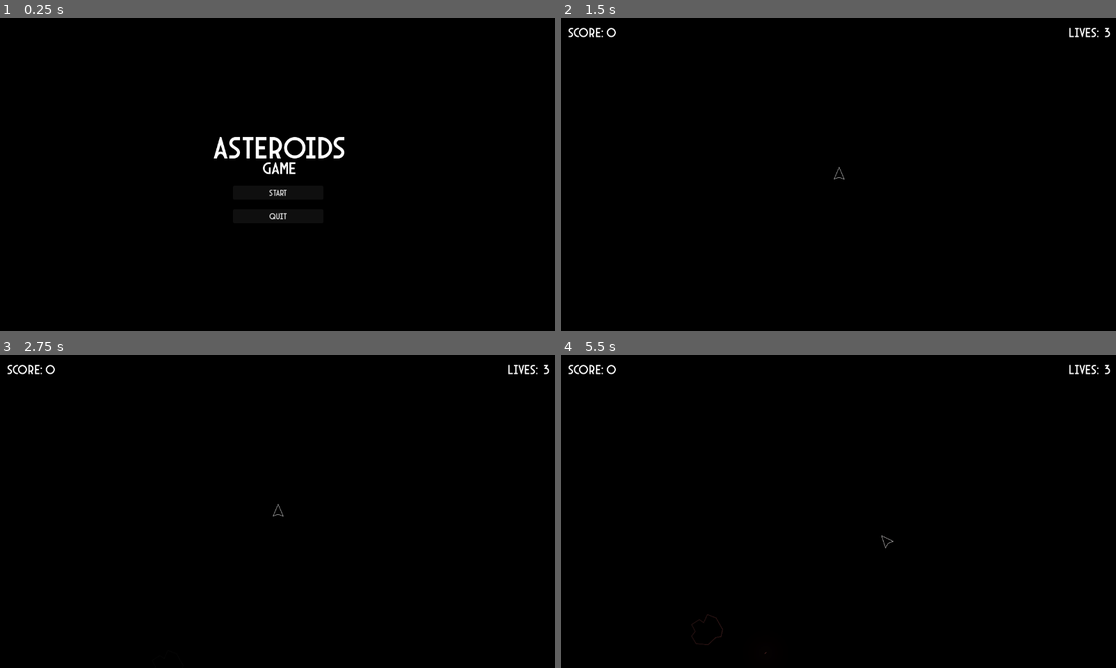
Above: before the commit, frames 1-4 (two rows, left to right).
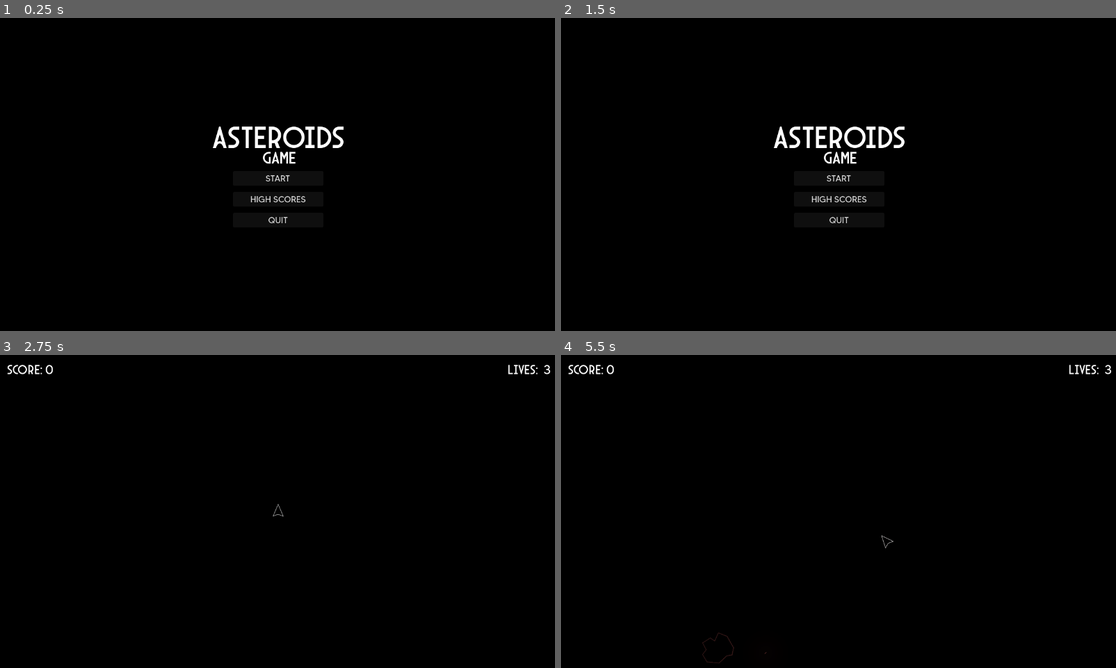
Above: after the commit, the same moments.

Repository: kjsneed1/asteroid-clone
Game: Godot game, scene res://main.tscn
The game is run twice, just before and just after one commit, with the same random seed, the same clock (stepped at 60 frames per second) and the same inputs.
Inputs (mouse positions are in pixels of both pictures, inside the frame that each line leads up to):
- Up to frame 1 (0.25 s): no input
- Up to frame 2 (1.5 s): click (838, 199) at 0.5 s, where only the run after the commit has a clickable "HIGH SCORES"; click (838, 224) at 1.25 s, where only the run after the commit has a clickable "BACK"
- Up to frame 3 (2.75 s): click (277, 514) at 2 s, where only the run after the commit has a clickable "START"
- Up to frame 4 (5.5 s): tap Enter at 2.75, 4.25 s; hold Right (turn_right) 2.78-3.53 s; hold Up (move) 2.78-3.53 s; tap Space (shoot) at 3.5 s; hold Down (brake) 3.53-4.28 s; tap Up (move) at 3.6, 4.55, 5.1 s; hold Space (shoot) 4.28-5.03 s; hold Right (turn_right) from 4.28 s (still down)

The runs differ from the first frame. In frame 1, 1.7% of the frame differs, in the area x 38-63%, y 34-66%; in frame 2, 1.4%; in frame 3, less than 0.1%; in frame 4, 0.1%.

Commit message:
Added high score feature

Diff:
--- a/game_hud.tscn
+++ b/game_hud.tscn
@@ -1,6 +1,7 @@
-[gd_scene load_steps=2 format=3 uid="uid://wnxcbkeq7gmy"]
+[gd_scene load_steps=3 format=3 uid="uid://wnxcbkeq7gmy"]
 
 [ext_resource type="FontFile" uid="uid://byvru7flwfdbh" path="res://Fonts/Arcane Nine.otf" id="1_q4g6c"]
+[ext_resource type="FontFile" uid="uid://bgl36lnl5f1c3" path="res://Fonts/MADE TOMMY Regular_PERSONAL USE.otf" id="2_og655"]
 
 [node name="GameHud" type="CanvasLayer"]
 
@@ -34,12 +35,13 @@
 offset_right = 186.0
 offset_bottom = 19.0
 grow_vertical = 2
-theme_override_fonts/font = ExtResource("1_q4g6c")
+theme_override_fonts/font = ExtResource("2_og655")
 theme_override_font_sizes/font_size = 30
 text = "0"
 
 [node name="Lives" type="Control" parent="."]
 layout_mode = 3
+anchors_preset = 1
 anchor_left = 1.0
 anchor_right = 1.0
 offset_left = -128.0
@@ -73,6 +75,6 @@
 offset_right = 52.01599
 offset_bottom = 51.0
 grow_vertical = 2
-theme_override_fonts/font = ExtResource("1_q4g6c")
+theme_override_fonts/font = ExtResource("2_og655")
 theme_override_font_sizes/font_size = 30
 text = "3"
--- a/game_over_screen.tscn
+++ b/game_over_screen.tscn
@@ -1,7 +1,8 @@
-[gd_scene load_steps=3 format=3 uid="uid://bhiyetlh52pin"]
+[gd_scene load_steps=4 format=3 uid="uid://bhiyetlh52pin"]
 
 [ext_resource type="Script" uid="uid://cfds802cgiw3t" path="res://game_over_screen.gd" id="1_w3hxg"]
 [ext_resource type="FontFile" uid="uid://byvru7flwfdbh" path="res://Fonts/Arcane Nine.otf" id="2_l4tlu"]
+[ext_resource type="FontFile" uid="uid://bgl36lnl5f1c3" path="res://Fonts/MADE TOMMY Regular_PERSONAL USE.otf" id="3_l4tlu"]
 
 [node name="GameOverScreen" type="CanvasLayer"]
 script = ExtResource("1_w3hxg")
@@ -36,9 +37,9 @@
 offset_bottom = 26.0
 grow_horizontal = 2
 grow_vertical = 2
-theme_override_fonts/font = ExtResource("2_l4tlu")
+theme_override_fonts/font = ExtResource("3_l4tlu")
 theme_override_font_sizes/font_size = 40
-text = "Score: 0"
+text = "SCORE: 0"
 horizontal_alignment = 1
 vertical_alignment = 1
 
@@ -54,9 +55,9 @@
 offset_bottom = 57.0
 grow_horizontal = 2
 grow_vertical = 2
-theme_override_fonts/font = ExtResource("2_l4tlu")
+theme_override_fonts/font = ExtResource("3_l4tlu")
 theme_override_font_sizes/font_size = 20
-text = "Retry"
+text = "RETRY"
 
 [node name="MenuButton" type="Button" parent="."]
 anchors_preset = 8
@@ -70,9 +71,9 @@
 offset_bottom = 111.0
 grow_horizontal = 2
 grow_vertical = 2
-theme_override_fonts/font = ExtResource("2_l4tlu")
+theme_override_fonts/font = ExtResource("3_l4tlu")
 theme_override_font_sizes/font_size = 20
-text = "Menu"
+text = "MENU"
 
 [connection signal="pressed" from="RetryButton" to="." method="_on_retry_button_pressed"]
 [connection signal="pressed" from="MenuButton" to="." method="_on_menu_button_pressed"]
--- /dev/null
+++ b/high_scores.gd
@@ -0,0 +1,109 @@
+extends CanvasLayer
+signal high_score_back
+signal high_score_submit(name:String)
+
+var default_scores = [
+	{"name":"LeetGamer",
+	"score":10000},
+	{"name":"SwiftSneaker",
+	"score":8000},
+	{"name":"CosmicBlender",
+	"score":6000},
+	{"name":"ScorchCannon",
+	"score":5000},
+	{"name":"CosmicMoonbeam",
+	"score":4000},
+	{"name":"RevengeMage",
+	"score":3000},
+	{"name":"SwagHound",
+	"score":2500},
+	{"name":"BlastAngel",
+	"score":2000},
+	{"name":"StringSlinger",
+	"score":1500},
+	{"name":"AxeMaiden",
+	"score":1000},
+]
+
+# Called when the node enters the scene tree for the first time.
+func _ready() -> void:
+	pass # Replace with function body.
+
+
+# Called every frame. 'delta' is the elapsed time since the previous frame.
+func _process(_delta: float) -> void:
+	pass
+
+func get_high_scores():
+	if(FileAccess.file_exists("user://high_scores.json")):
+		var save_file = FileAccess.open("user://high_scores.json", FileAccess.READ)
+
+		var high_scores = ""
+
+		while save_file.get_position() < save_file.get_length():
+			high_scores += save_file.get_line()
+
+		var parsed_scores = JSON.parse_string(high_scores)
+
+		parsed_scores = sort_scores(parsed_scores)
+
+		parsed_scores.resize(10)
+
+		return parsed_scores
+
+	return default_scores
+
+func write_high_scores(scores):
+	var scores_string = JSON.stringify(scores)
+	var save_file = FileAccess.open("user://high_scores.json", FileAccess.WRITE)
+	save_file.store_line(scores_string)
+
+func get_high_score_string():
+	var print_out = ""
+	var high_scores = get_high_scores()
+
+	for i in high_scores.size():
+		var person = high_scores[i]
+		if person.name && person.score:
+			print_out += str(i + 1) + ". " + person.name + " - " + str(int(person.score)) + "\n"
+
+	return print_out
+
+func set_high_score_string():
+	var high_score_string = get_high_score_string()
+	$HighScoreScreen/List.text = high_score_string
+
+
+func _on_back_button_pressed() -> void:
+	high_score_back.emit()
+	$HighScoreScreen.hide()
+
+func sort_scores_descending(a,b):
+	if a.score > b.score:
+		return true
+	return false
+
+func sort_scores(scores):
+	scores.sort_custom(sort_scores_descending)
+	return scores
+
+func get_min():
+	var scores = get_high_scores()
+	return scores[9].score
+
+
+func _on_submit_button_pressed() -> void:
+	var player_name = $NewHighScoreScreen/NameBox.text
+	if(player_name.length() > 0):
+		high_score_submit.emit(player_name)
+
+func add_high_score(player_name, player_score):
+	var new_score_obj = {
+		"name":player_name,
+		"score":player_score
+	}
+	var scores = get_high_scores()
+	scores.append(new_score_obj)
+	scores = sort_scores(scores)
+	scores.resize(10)
+	write_high_scores(scores)
--- /dev/null
+++ b/high_scores.tscn
@@ -0,0 +1,128 @@
+[gd_scene load_steps=4 format=3 uid="uid://gka24ak7goix"]
+
+[ext_resource type="Script" uid="uid://blup4fvf8wni6" path="res://high_scores.gd" id="1_dlwni"]
+[ext_resource type="FontFile" uid="uid://byvru7flwfdbh" path="res://Fonts/Arcane Nine.otf" id="2_dlwni"]
+[ext_resource type="FontFile" uid="uid://bgl36lnl5f1c3" path="res://Fonts/MADE TOMMY Regular_PERSONAL USE.otf" id="3_dlwni"]
+
+[node name="HighScores" type="CanvasLayer"]
+script = ExtResource("1_dlwni")
+
+[node name="HighScoreScreen" type="CanvasLayer" parent="."]
+visible = false
+
+[node name="Title" type="Label" parent="HighScoreScreen"]
+anchors_preset = 5
+anchor_left = 0.5
+anchor_right = 0.5
+offset_left = -138.5
+offset_right = 138.5
+offset_bottom = 82.0
+grow_horizontal = 2
+theme_override_fonts/font = ExtResource("2_dlwni")
+theme_override_font_sizes/font_size = 40
+text = "high scores"
+horizontal_alignment = 1
+vertical_alignment = 1
+
+[node name="BackButton" type="Button" parent="HighScoreScreen"]
+anchors_preset = 8
+anchor_left = 0.5
+anchor_top = 0.5
+anchor_right = 0.5
+anchor_bottom = 0.5
+offset_left = -104.0
+offset_top = 96.0
+offset_right = 104.0
+offset_bottom = 130.0
+grow_horizontal = 2
+grow_vertical = 2
+theme_override_fonts/font = ExtResource("3_dlwni")
+theme_override_font_sizes/font_size = 20
+text = "BACK"
+
+[node name="List" type="Label" parent="HighScoreScreen"]
+anchors_preset = 5
+anchor_left = 0.5
+anchor_right = 0.5
+offset_left = -80.0
+offset_top = 72.0
+offset_right = 86.0
+offset_bottom = 95.0
+grow_horizontal = 2
+theme_override_fonts/font = ExtResource("3_dlwni")
+text = "1. Test - 12345"
+horizontal_alignment = 1
+
+[node name="NewHighScoreScreen" type="CanvasLayer" parent="."]
+visible = false
+
+[node name="Title" type="Label" parent="NewHighScoreScreen"]
+anchors_preset = 8
+anchor_left = 0.5
+anchor_top = 0.5
+anchor_right = 0.5
+anchor_bottom = 0.5
+offset_left = -138.0
+offset_top = -152.0
+offset_right = 139.0
+offset_bottom = -70.0
+grow_horizontal = 2
+grow_vertical = 2
+theme_override_fonts/font = ExtResource("2_dlwni")
+theme_override_font_sizes/font_size = 40
+text = "congratulations"
+horizontal_alignment = 1
+vertical_alignment = 1
+
+[node name="Title2" type="Label" parent="NewHighScoreScreen"]
+anchors_preset = 8
+anchor_left = 0.5
+anchor_top = 0.5
+anchor_right = 0.5
+anchor_bottom = 0.5
+offset_left = -136.0
+offset_top = -112.0
+offset_right = 141.0
+offset_bottom = -30.0
+grow_horizontal = 2
+grow_vertical = 2
+theme_override_fonts/font = ExtResource("3_dlwni")
+theme_override_font_sizes/font_size = 30
+text = "New high score!"
+horizontal_alignment = 1
+vertical_alignment = 1
+
+[node name="NameBox" type="LineEdit" parent="NewHighScoreScreen"]
+anchors_preset = 8
+anchor_left = 0.5
+anchor_top = 0.5
+anchor_right = 0.5
+anchor_bottom = 0.5
+offset_left = -144.0
+offset_top = -40.0
+offset_right = 48.0
+offset_bottom = -8.0
+grow_horizontal = 2
+grow_vertical = 2
+theme_override_fonts/font = ExtResource("3_dlwni")
+placeholder_text = "Enter name"
+max_length = 32
+emoji_menu_enabled = false
+
+[node name="SubmitButton" type="Button" parent="NewHighScoreScreen"]
+anchors_preset = 8
+anchor_left = 0.5
+anchor_top = 0.5
+anchor_right = 0.5
+anchor_bottom = 0.5
+offset_left = 56.0
+offset_top = -40.0
+offset_right = 152.0
+offset_bottom = -9.0
+grow_horizontal = 2
+grow_vertical = 2
+theme_override_fonts/font = ExtResource("3_dlwni")
+text = "Submit"
+
+[connection signal="pressed" from="HighScoreScreen/BackButton" to="." method="_on_back_button_pressed"]
+[connection signal="pressed" from="NewHighScoreScreen/SubmitButton" to="." method="_on_submit_button_pressed"]
--- a/main.gd
+++ b/main.gd
@@ -46,9 +46,9 @@
 		await get_tree().create_timer(0.3).timeout
 		reloading = false
 
-	if player_moving && $PlayerMusic.volume_db < 0.0:
+	if player_moving && $PlayerMusic.volume_db < -4.0:
 		$PlayerMusic.volume_db += 24 * delta
-	elif !player_moving && $PlayerMusic.volume_db > -16.0:
+	elif !player_moving && $PlayerMusic.volume_db > -20.0:
 		$PlayerMusic.volume_db -= 4 * delta
 
 #Functions to set score in state and display
@@ -164,7 +164,11 @@
 			$Crash.play()
 
 		recovering = true
-		await get_tree().create_timer(1.0).timeout
+		$Player.hurt = true
+		$Player/PlayerAnimation.animation = "hurt"
+		await get_tree().create_timer(0.1).timeout
+		$Player.hurt = false
+		await get_tree().create_timer(0.9).timeout
 		recovering = false
 
 func game_over() -> void:
@@ -174,7 +178,10 @@
 	$PlayerMusic.stop()
 	$GameOver.play()
 	$AsteroidTimer.stop()
-	$GameOverScreen.show()
+	if(score > $HighScores.get_min()):
+		$HighScores/NewHighScoreScreen.show()
+	else:
+		$GameOverScreen.show()
 	$GameOverScreen/Subtitle.text = "SCORE: " + str(score)
 
 
@@ -196,3 +203,19 @@
 func _on_player_off_screen() -> void:
 	var screen_size = DisplayServer.window_get_size()
 	$Player.set_pos(Vector2(screen_size.x/2,screen_size.y/2))
+
+
+
+func _on_start_screen_high_scores_screen() -> void:
+	$HighScores.set_high_score_string()
+	$HighScores/HighScoreScreen.show()
+
+
+func _on_high_score_screen_high_score_back() -> void:
+	$StartScreen.show()
+
+
+func _on_high_scores_high_score_submit(player_name: String) -> void:
+	$HighScores.add_high_score(player_name, score)
+	$HighScores/NewHighScoreScreen.hide()
+	$GameOverScreen.show()
--- a/main.tscn
+++ b/main.tscn
@@ -10,6 +10,7 @@
 [ext_resource type="PackedScene" uid="uid://wnxcbkeq7gmy" path="res://game_hud.tscn" id="8_5vw27"]
 [ext_resource type="PackedScene" uid="uid://bhiyetlh52pin" path="res://game_over_screen.tscn" id="9_kek77"]
 [ext_resource type="AudioStream" uid="uid://c0ym8g230c6vt" path="res://Music/MenuMusic.mp3" id="10_4c57u"]
+[ext_resource type="PackedScene" uid="uid://gka24ak7goix" path="res://high_scores.tscn" id="10_yaehf"]
 [ext_resource type="AudioStream" uid="uid://c74ss5vbloyq4" path="res://Music/GameMusic.mp3" id="11_efxa6"]
 [ext_resource type="AudioStream" uid="uid://c47vswxghkeqp" path="res://Music/GameOver.mp3" id="12_dg77c"]
 [ext_resource type="AudioStream" uid="uid://i80cyunveil0" path="res://Music/PlayerMusic.mp3" id="12_vivmo"]
@@ -64,6 +65,8 @@
 [node name="GameOverScreen" parent="." instance=ExtResource("9_kek77")]
 visible = false
 
+[node name="HighScores" parent="." instance=ExtResource("10_yaehf")]
+
 [node name="StartPosition" type="Marker2D" parent="."]
 position = Vector2(640, 386)
 
@@ -76,7 +79,7 @@
 
 [node name="PlayerMusic" type="AudioStreamPlayer" parent="."]
 stream = ExtResource("12_vivmo")
-volume_db = -16.0
+volume_db = -20.0
 
 [node name="GameOver" type="AudioStreamPlayer" parent="."]
 stream = ExtResource("12_dg77c")
@@ -112,6 +115,9 @@
 [connection signal="off_screen" from="Player" to="." method="_on_player_off_screen"]
 [connection signal="timeout" from="AsteroidTimer" to="." method="_on_asteroid_timer_timeout"]
 [connection signal="timeout" from="SlowDownTimer" to="." method="_on_slow_down_timer_timeout"]
+[connection signal="high_scores_screen" from="StartScreen" to="." method="_on_start_screen_high_scores_screen"]
 [connection signal="start_game" from="StartScreen" to="." method="_on_start_game"]
 [connection signal="start_game" from="GameOverScreen" to="." method="_on_start_game"]
 [connection signal="to_menu" from="GameOverScreen" to="." method="_on_game_over_screen_to_menu"]
+[connection signal="high_score_back" from="HighScores" to="." method="_on_high_score_screen_high_score_back"]
+[connection signal="high_score_submit" from="HighScores" to="." method="_on_high_scores_high_score_submit"]
--- a/player.gd
+++ b/player.gd
@@ -9,6 +9,7 @@
 var test_val = 334
 var reset = false
 var reset_pos
+var hurt = false
 
 func _ready() -> void:
 	#Set monitor values
@@ -19,7 +20,8 @@
 func _process(_delta: float) -> void:
 
 	#Set default player sprite
-	$PlayerAnimation.animation = "default"
+	if !hurt:
+		$PlayerAnimation.animation = "default"
 
 	#Set slow down rates
 	linear_damp = 1.2
@@ -40,7 +42,8 @@
 	#Look for player input to move
 	if Input.is_action_pressed("move"):
 		moving.emit()
-		$PlayerAnimation.animation = "moving"
+		if !hurt:
+			$PlayerAnimation.animation = "moving"
 		linear_velocity = Vector2(0.0,-200.0).rotated(rotation)
 		if !Input.is_action_pressed("turn_left") && !Input.is_action_pressed("turn_right"):
 			angular_velocity = 0
--- a/player.tscn
+++ b/player.tscn
@@ -1,8 +1,9 @@
-[gd_scene load_steps=6 format=3 uid="uid://dy8dul25wtxai"]
+[gd_scene load_steps=7 format=3 uid="uid://dy8dul25wtxai"]
 
 [ext_resource type="Texture2D" uid="uid://dilx3ytkx8opm" path="res://Sprites/Player.png" id="1_4flbx"]
 [ext_resource type="Script" uid="uid://btgoym0bo3hex" path="res://player.gd" id="1_onrkg"]
 [ext_resource type="Texture2D" uid="uid://dlxiwles1g38n" path="res://Sprites/Player stationary.png" id="2_i3pqv"]
+[ext_resource type="Texture2D" uid="uid://88uivx3g1lyf" path="res://Sprites/Player hurt.png" id="3_sweqy"]
 [ext_resource type="Texture2D" uid="uid://cwinxyfa55ln4" path="res://Sprites/Light circle.webp" id="4_hqtel"]
 
 [sub_resource type="SpriteFrames" id="SpriteFrames_hqtel"]
@@ -13,6 +14,14 @@
 }],
 "loop": true,
 "name": &"default",
+"speed": 5.0
+}, {
+"frames": [{
+"duration": 1.0,
+"texture": ExtResource("3_sweqy")
+}],
+"loop": true,
+"name": &"hurt",
 "speed": 5.0
 }, {
 "frames": [{
@@ -38,6 +47,7 @@
 [node name="PlayerAnimation" type="AnimatedSprite2D" parent="."]
 scale = Vector2(0.3, 0.3)
 sprite_frames = SubResource("SpriteFrames_hqtel")
+animation = &"hurt"
 
 [node name="PointLight2D" type="PointLight2D" parent="."]
 light_mask = 7
--- a/start_screen.gd
+++ b/start_screen.gd
@@ -1,5 +1,6 @@
 extends CanvasLayer
 signal start_game
+signal high_scores_screen
 
 
 # Called when the node enters the scene tree for the first time.
@@ -19,3 +20,8 @@
 func _on_start_button_pressed() -> void:
 	start_game.emit()
 	hide()
+
+
+func _on_high_scores_button_pressed() -> void:
+	high_scores_screen.emit()
+	hide()
--- a/start_screen.tscn
+++ b/start_screen.tscn
@@ -1,7 +1,8 @@
-[gd_scene load_steps=3 format=3 uid="uid://b1cwp8irvat2k"]
+[gd_scene load_steps=4 format=3 uid="uid://b1cwp8irvat2k"]
 
 [ext_resource type="FontFile" uid="uid://byvru7flwfdbh" path="res://Fonts/Arcane Nine.otf" id="1_ncxyx"]
 [ext_resource type="Script" uid="uid://be68s6da5teu2" path="res://start_screen.gd" id="1_pevhg"]
+[ext_resource type="FontFile" uid="uid://bgl36lnl5f1c3" path="res://Fonts/MADE TOMMY Regular_PERSONAL USE.otf" id="3_afy8x"]
 
 [node name="StartScreen" type="CanvasLayer"]
 script = ExtResource("1_pevhg")
@@ -12,10 +13,10 @@
 anchor_top = 0.5
 anchor_right = 0.5
 anchor_bottom = 0.5
-offset_left = -136.0
-offset_top = -104.0
-offset_right = 141.0
-offset_bottom = -22.0
+offset_left = -152.0
+offset_top = -128.0
+offset_right = 154.0
+offset_bottom = -46.0
 grow_horizontal = 2
 grow_vertical = 2
 theme_override_fonts/font = ExtResource("1_ncxyx")
@@ -31,9 +32,9 @@
 anchor_right = 0.5
 anchor_bottom = 0.5
 offset_left = -136.0
-offset_top = -56.0
+offset_top = -80.0
 offset_right = 141.0
-offset_bottom = 26.0
+offset_bottom = 2.0
 grow_horizontal = 2
 grow_vertical = 2
 theme_override_fonts/font = ExtResource("1_ncxyx")
@@ -49,14 +50,14 @@
 anchor_right = 0.5
 anchor_bottom = 0.5
 offset_left = -104.0
-offset_top = 26.0
+offset_top = -8.0
 offset_right = 104.0
-offset_bottom = 57.0
+offset_bottom = 26.0
 grow_horizontal = 2
 grow_vertical = 2
-theme_override_fonts/font = ExtResource("1_ncxyx")
+theme_override_fonts/font = ExtResource("3_afy8x")
 theme_override_font_sizes/font_size = 20
-text = "Start"
+text = "START"
 
 [node name="QuitButton" type="Button" parent="."]
 anchors_preset = 8
@@ -65,14 +66,31 @@
 anchor_right = 0.5
 anchor_bottom = 0.5
 offset_left = -104.0
-offset_top = 80.0
+offset_top = 88.0
 offset_right = 104.0
-offset_bottom = 111.0
+offset_bottom = 122.0
 grow_horizontal = 2
 grow_vertical = 2
-theme_override_fonts/font = ExtResource("1_ncxyx")
+theme_override_fonts/font = ExtResource("3_afy8x")
 theme_override_font_sizes/font_size = 20
-text = "Quit"
+text = "QUIT"
+
+[node name="HighScoresButton" type="Button" parent="."]
+anchors_preset = 8
+anchor_left = 0.5
+anchor_top = 0.5
+anchor_right = 0.5
+anchor_bottom = 0.5
+offset_left = -104.0
+offset_top = 40.0
+offset_right = 104.0
+offset_bottom = 74.0
+grow_horizontal = 2
+grow_vertical = 2
+theme_override_fonts/font = ExtResource("3_afy8x")
+theme_override_font_sizes/font_size = 20
+text = "HIGH SCORES"
 
 [connection signal="pressed" from="StartButton" to="." method="_on_start_button_pressed"]
 [connection signal="pressed" from="QuitButton" to="." method="_on_quit_button_pressed"]
+[connection signal="pressed" from="HighScoresButton" to="." method="_on_high_scores_button_pressed"]
Binary file added: Fonts/MADE TOMMY Regular_PERSONAL USE.otf
Not shown, added: Fonts/MADE TOMMY Regular_PERSONAL USE.otf.import
Binary file added: Sprites/Player hurt.png
Not shown, added: Sprites/Player hurt.png.import
Not shown, added: high_scores.gd.uid
Not shown: 1 places in main.tscn that only renumber resources
